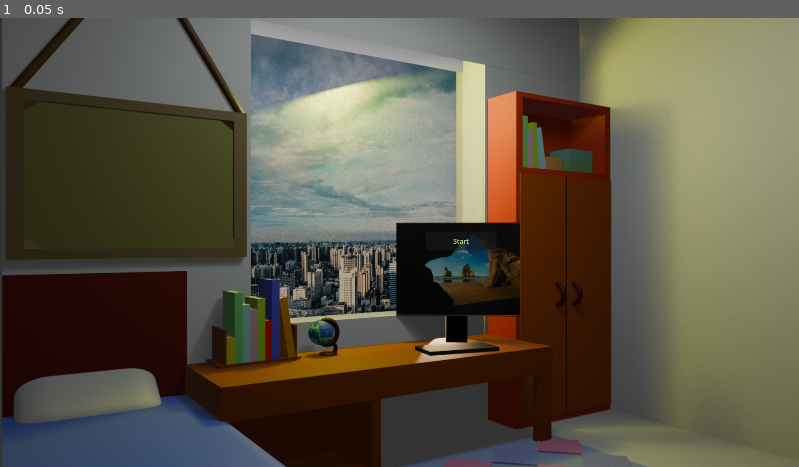
Above: before the commit, frame 1.
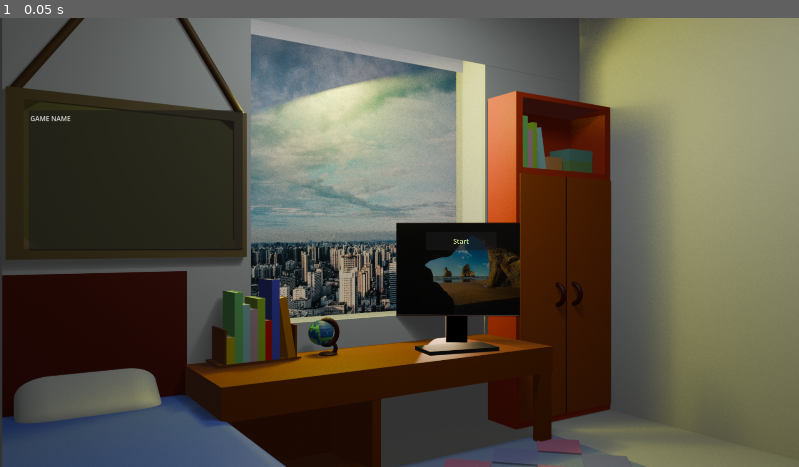
Above: after the commit, the same moment.

Repository: 13DGT-Project/Main_Game
Game: Godot game, scene res://MainMenu/Scenes/main_menu.tscn
Same seed, same stepped clock (60 frames per second), same inputs: the game is played once before the commit and once after it.
Inputs:
- Up to frame 1 (0.05 s): no input

The runs differ from the first frame. In frame 1, 0.8% of the frame differs, in the area x 3-31%, y 20-52%.

Commit message:
Add Blender materials and main menu text
Add several Blender material assets and previews for environment props (dark-road-asphalt preview, green-grass 2K .blend and preview, procedural-grass .blend and preview). Update JPCandsurroundings.blend (and its .blend1 backup) and modify main_menu.tscn to add a TextEdit node with text set to "GAME NAME" for the main menu UI.

Diff:
--- a/main-game/MainMenu/Scenes/main_menu.tscn
+++ b/main-game/MainMenu/Scenes/main_menu.tscn
@@ -25,3 +25,10 @@
 offset_bottom = 559.0
 theme_override_colors/font_color = Color(0.8395044, 0.9182915, 0.59458166, 1)
 text = "Start"
+
+[node name="TextEdit" type="TextEdit" parent="." unique_id=1030892516]
+offset_left = 69.0
+offset_top = 222.0
+offset_right = 583.0
+offset_bottom = 559.0
+text = "GAME NAME"
Not shown, changed: Blender Assets/JPCandsurroundings.blend
Not shown, changed: Blender Assets/JPCandsurroundings.blend1
Not shown, added: Blender Assets/assets/materials/dark-road-asphal_d6d0dbe5-acd7-4339-a026-7d95c51f5dd5/preview.png
Not shown, added: Blender Assets/assets/materials/green-grass_176a0aba-3e2b-46db-921e-ef2d9e1140ef/green-grass_2K_095c6b55-7b95-46a1-80f2-db818f7eb13a.blend
Not shown, added: Blender Assets/assets/materials/green-grass_176a0aba-3e2b-46db-921e-ef2d9e1140ef/preview.png
Not shown, added: Blender Assets/assets/materials/procedural-grass_5e17ad03-1641-4068-ace0-83ce7a02c2bb/preview.png
Not shown, added: Blender Assets/assets/materials/procedural-grass_5e17ad03-1641-4068-ace0-83ce7a02c2bb/procedural-grass_5fe30c72-59bd-44c5-b3d2-4351d1266590.blend
